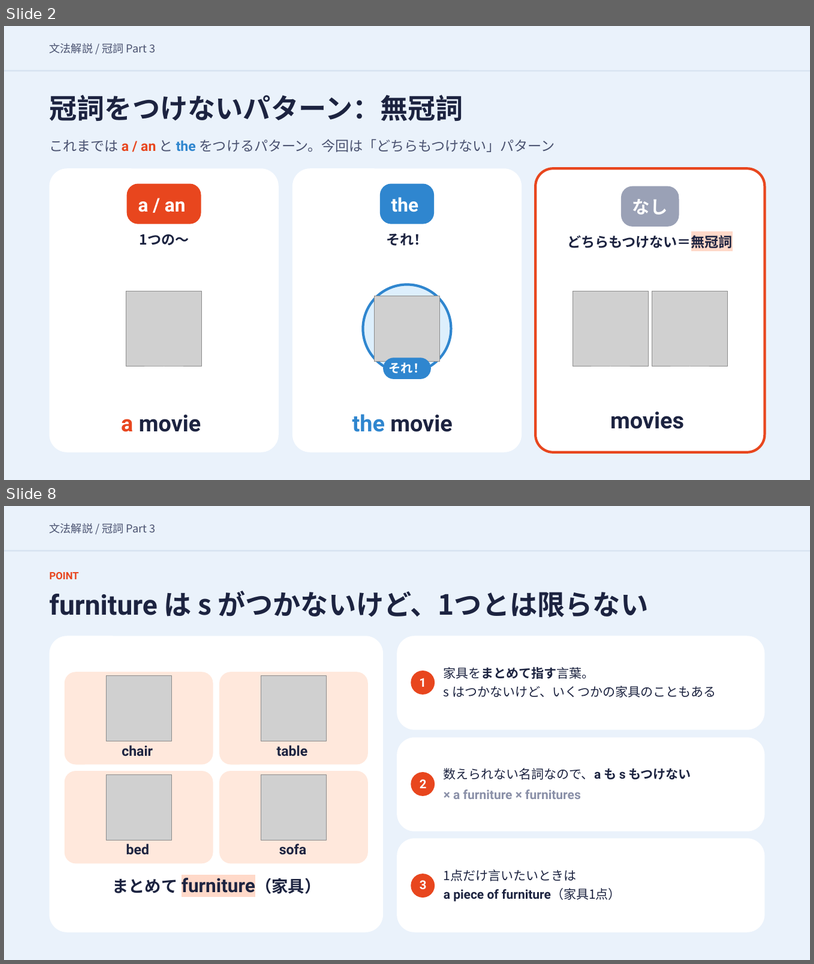
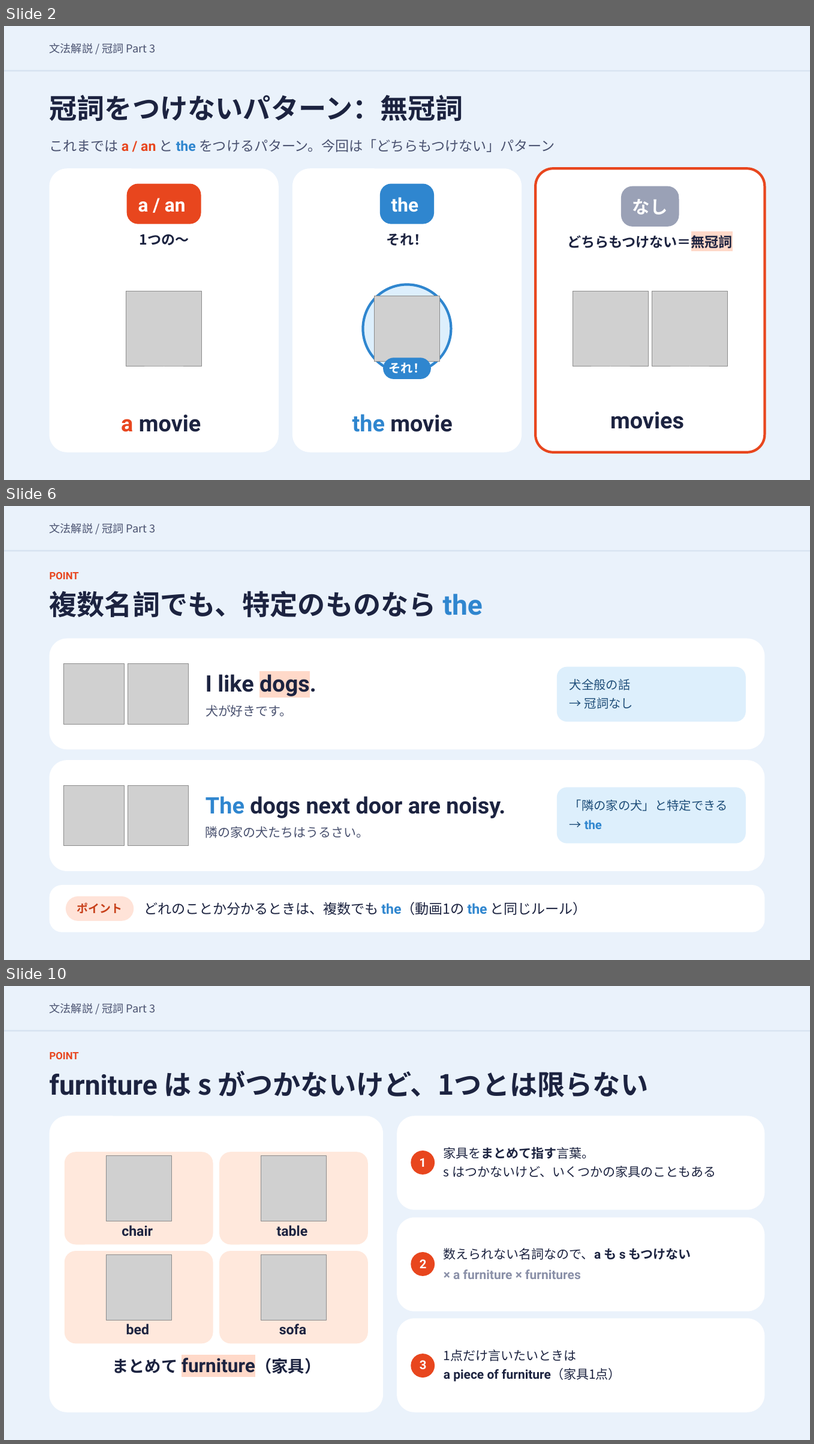
Before and after one commit to hinakajisaki-dev/hina-english, a slide deck: matome/articles-3/articles-3-slides.pptx. Shown one above the other, each under a label of ours: slides 2 and 8 before the commit, slides 2, 6 and 10 after it; the slides between them are not shown. The pictures are 814x964 and 814x1444 pixels, drawn with LibreOffice and Linux fonts; fonts in the diff are those of the drawing; grey boxes stand for pictures. Boxes give left, top, right and bottom in pixels: in the first picture for what was removed or moved away, otherwise in the second. Text is boxed around its words. In the diff, an @@ line names an element or a change of style, - is before the commit and + after.

```diff
--- a/matome/articles-3/articles-3-slides.pptx
+++ b/matome/articles-3/articles-3-slides.pptx
@@ slide 6 added at box(4, 506, 810, 960), background #EAF2FB @@
@@ text added at box(50, 523, 156, 534), 13 pt, text #4A5270 @@
+文法解説 / 冠詞 Part 3
@@ line added from (4, 551) to (810, 551), #D6E2F0 1.5 pt @@
@@ text added at box(50, 572, 79, 579), 12 pt, text #E8461E, bold @@
+POINT
@@ text added at box(50, 591, 483, 617), 33 pt, text #1C2340, bold @@
+複数名詞でも、特定のものなら the
@@ rounded rectangle added at box(50, 639, 765, 749), fill #FFFFFF @@
@@ picture added at box(64, 663, 125, 724) @@
@@ picture added at box(128, 663, 189, 724) @@
@@ rounded rectangle added at box(558, 667, 746, 722), fill #DDEFFC @@
@@ text added at box(206, 671, 317, 697), 27 pt, text #1C2340, bold @@
+I like dogs.
@@ text added at box(570, 679, 631, 690), 14.5 pt, text #1F4E79 @@
+犬全般の話
@@ text added at box(585, 697, 633, 709), 14.5 pt, text #1F4E79 @@
+→ 冠詞なし
@@ text added at box(206, 705, 293, 717), 15 pt, text #4A5270 @@
+犬が好きです。
@@ rounded rectangle added at box(50, 760, 765, 871), fill #FFFFFF @@
@@ picture added at box(64, 785, 125, 846) @@
@@ picture added at box(128, 785, 189, 846) @@
@@ rounded rectangle added at box(558, 787, 746, 844), fill #DDEFFC @@
@@ text added at box(206, 796, 506, 818), 27 pt, text #1C2340, bold @@
+The dogs next door are noisy.
@@ text added at box(570, 799, 728, 811), 14.5 pt, text #1F4E79 @@
+「隣の家の犬」と特定できる
@@ text added at box(206, 826, 369, 838), 15 pt, text #4A5270 @@
+隣の家の犬たちはうるさい。
@@ text added at box(585, 819, 602, 829), 14.5 pt, text #2F86CF, bold @@
+→ the
@@ rounded rectangle added at box(50, 885, 765, 932), fill #FFFFFF @@
@@ rounded rectangle added at box(66, 896, 134, 921), fill #FFE3D8 @@
@@ text added at box(144, 901, 587, 915), 16.5 pt, text #1C2340 @@
+どれのことか分かるときは、複数でも the（動画1の the と同じルール）
@@ text added at box(77, 902, 122, 913), 13.5 pt, text #C8401A, bold @@
+ポイント
@@ what was slide 8 is now slide 10 @@
```
Also in this commit, not shown: 6 slides changed, 4 other slides added, 24 other files.
